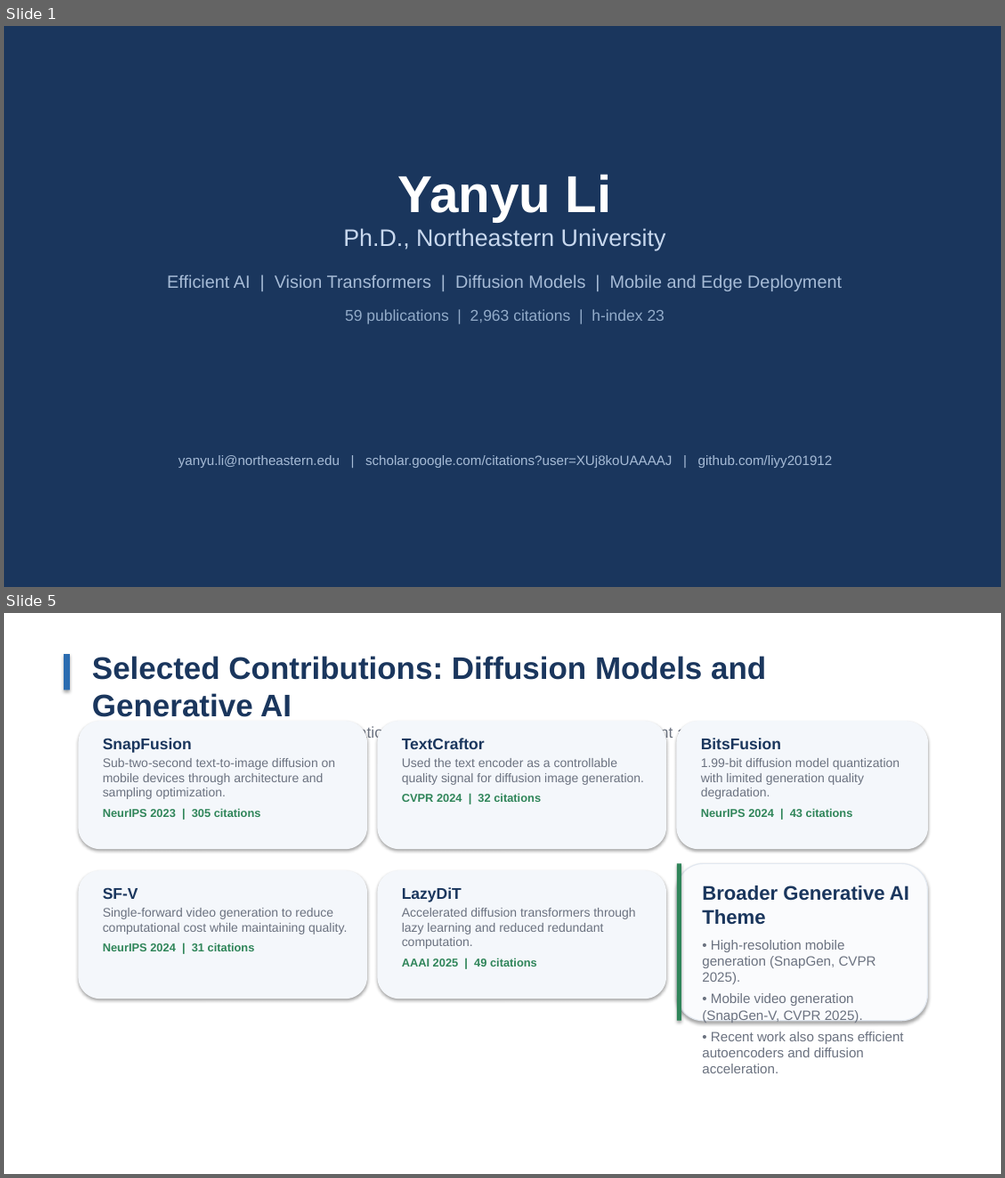
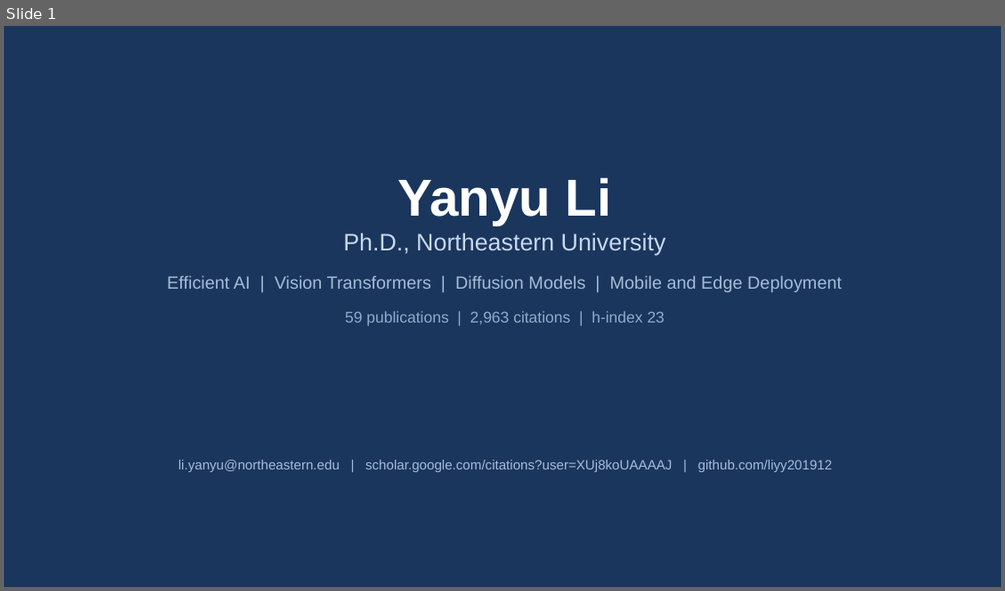
Before and after one commit to liyy201912/yy-webpage, a slide deck: presentation.pptx. Shown one above the other, each under a label of ours: slides 1 and 5 before the commit, slide 1 after it; the slides between them are not shown. The pictures are 1005x1178 and 1005x591 pixels, drawn with LibreOffice and Linux fonts; fonts in the diff are those of the drawing. Boxes give left, top, right and bottom in pixels: in the first picture for what was removed or moved away, otherwise in the second. Text is boxed around its words. In the diff, an @@ line names an element or a change of style, - is before the commit and + after.

```diff
--- a/presentation.pptx
+++ b/presentation.pptx
@@ slide 5 removed at [4,613,1001,1174], background #FFFFFF @@
@@ rectangle removed at [64,654,70,690] @@
@@ text removed at [92,656,766,742] @@
-Selected Contributions: Diffusion Models and Generative AI
-Efficient text-to-image and video generation with an emphasis on mobile deployment and quality.
@@ rounded rectangle removed at [79,722,367,849] @@
@@ text removed at [103,738,336,817] @@
-SnapFusion
-Sub-two-second text-to-image diffusion on mobile devices through architecture and sampling optimization.
-NeurIPS 2023 | 305 citations
@@ rounded rectangle removed at [378,722,666,849] @@
@@ text removed at [402,738,644,802] @@
-TextCraftor
-Used the text encoder as a controllable quality signal for diffusion image generation.
-CVPR 2024 | 32 citations
@@ text removed at [490,738,899,966] @@
-BitsFusion
-1.99-bit diffusion model quantization with limited generation quality degradation.
-NeurIPS 2024 | 43 citations
@@ rounded rectangle removed at [677,722,928,849] @@
@@ rounded rectangle removed at [79,871,367,998] @@
@@ rounded rectangle removed at [378,871,666,998] @@
@@ rounded rectangle removed at [677,863,928,1021] @@
@@ rectangle removed at [677,863,681,1021] @@
@@ text removed at [103,887,347,951] @@
-SF-V
-Single-forward video generation to reduce computational cost while maintaining quality.
-NeurIPS 2024 | 31 citations
@@ text removed at [402,887,635,966] @@
-LazyDiT
-Accelerated diffusion transformers through lazy learning and reduced redundant computation.
-AAAI 2025 | 49 citations
@@ text removed at [702,885,909,1073] @@
-Broader Generative AI Theme
-• High-resolution mobile generation (SnapGen, CVPR 2025).
-• Mobile video generation (SnapGen-V, CVPR 2025).
-• Recent work also spans efficient autoencoders and diffusion acceleration.
@@ slide 1 changed as well @@
@@ text at [343,232,666,255]: less space between paragraphs @@
@@ text at [178,459,833,472]: text changed @@
-yanyu.li@northeastern.edu | scholar.google.com/citations?user=XUj8koUAAAAJ | github.com/liyy201912
+li.yanyu@northeastern.edu | scholar.google.com/citations?user=XUj8koUAAAAJ | github.com/liyy201912
```
Also in this commit, not shown: 3 other slides changed, 3 slides added, 4 other slides removed, 3 other files.
